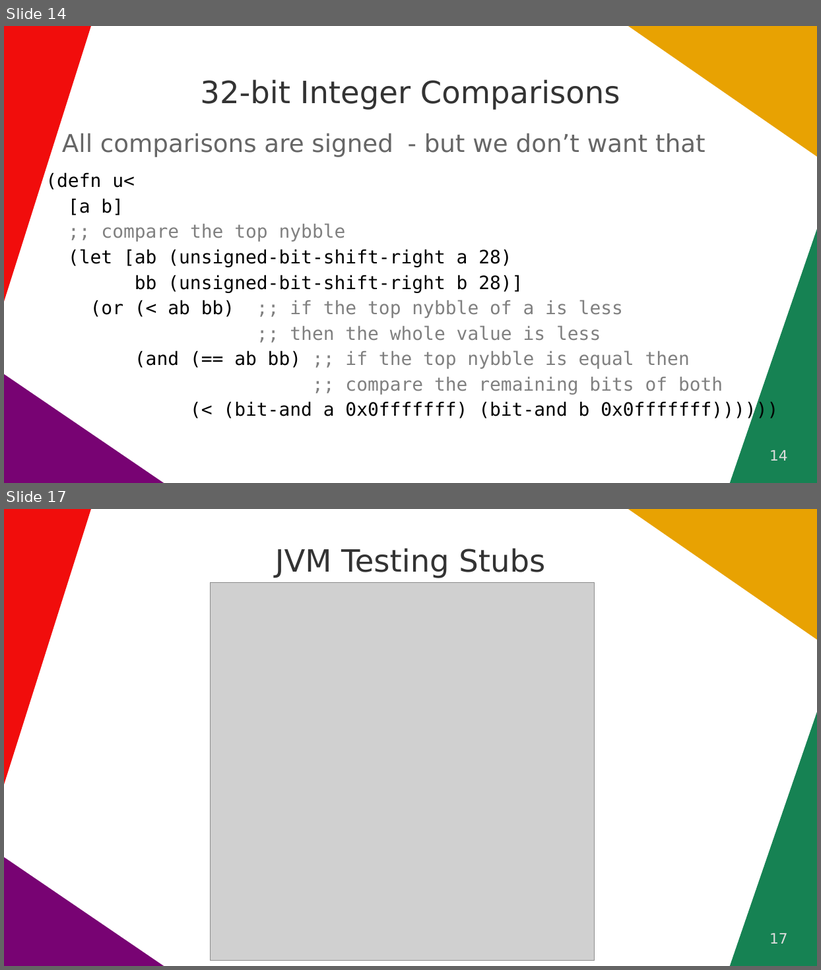
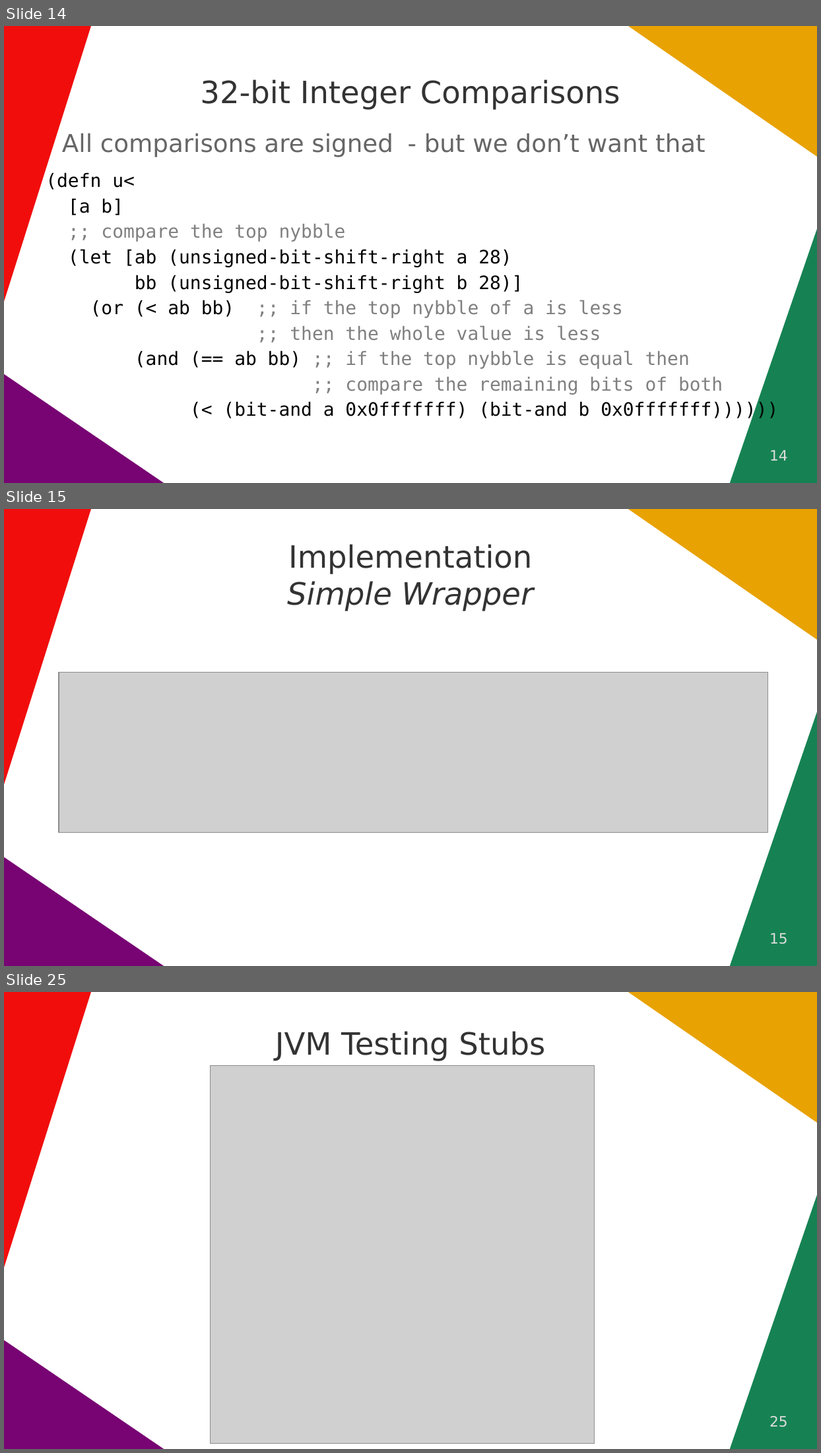
Before and after one commit to quoll/cljs-math, a slide deck: docs/ClojureDays2022.odp. Shown one above the other, each under a label of ours: slides 14 and 17 before the commit, slides 14, 15 and 25 after it; the slides between them are not shown. The pictures are 821x970 and 821x1453 pixels, drawn with LibreOffice and Linux fonts; fonts in the diff are those of the drawing; grey boxes stand for pictures. Boxes give left, top, right and bottom in pixels: in the first picture for what was removed or moved away, otherwise in the second. Text is boxed around its words. In the diff, an @@ line names an element or a change of style, - is before the commit and + after.

```diff
--- a/docs/ClojureDays2022.odp
+++ b/docs/ClojureDays2022.odp
@@ slide 15 added at box(4, 509, 817, 966), background #FFFFFF; not listed: 4 template elements that a slide beside it also shows @@
@@ title added at box(287, 544, 534, 611), 30 pt, text #333333 @@
+Implementation
+Simple Wrapper
@@ picture added at box(59, 673, 768, 833) @@
@@ page number added at box(770, 933, 788, 945), 14 pt, text #DDDDDD @@
+15
@@ what was slide 17 is now slide 25 @@
@@ page number at box(770, 1416, 788, 1428): text changed @@
-17
+25
```
Also in this commit, not shown: 4 slides changed, 7 other slides added.
